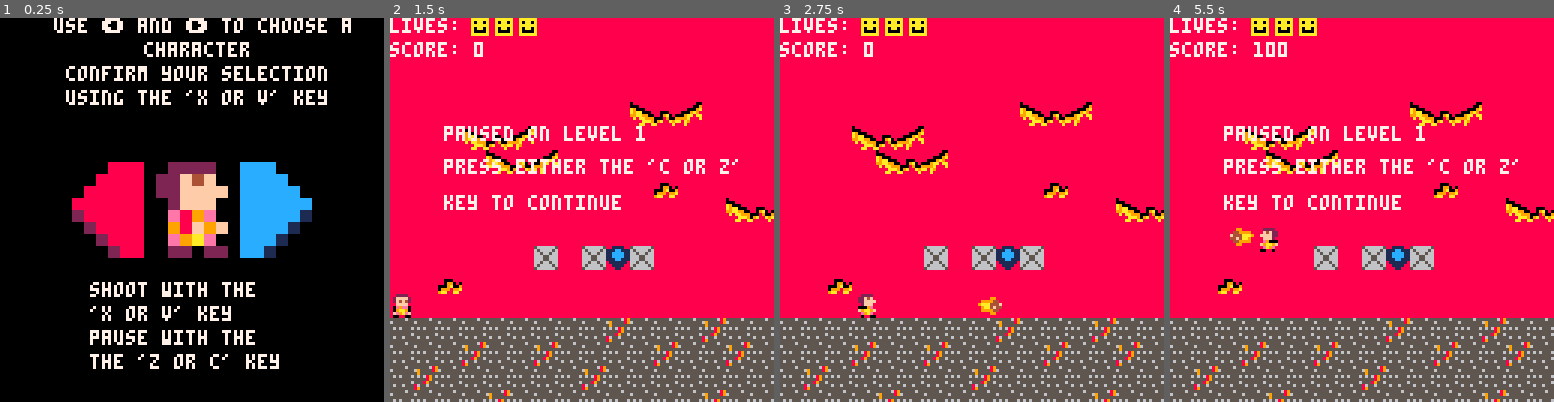
Above: before the commit, frames 1-4 (left to right).
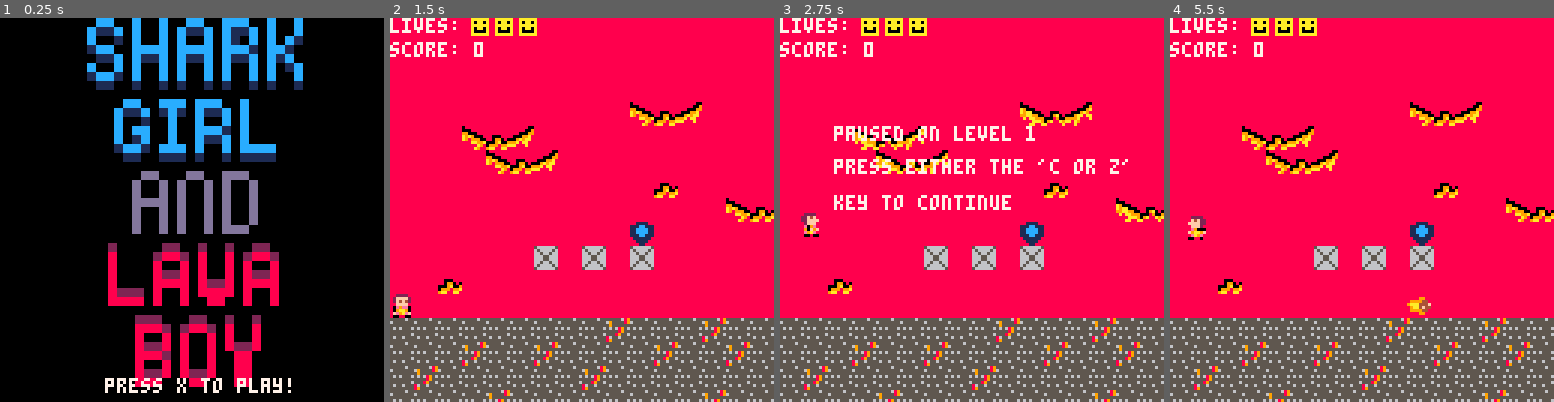
Above: after the commit, the same moments.

Repository: Chriswarkidd/Fall2018_GameDesign
Game: PICO-8 cartridge final.p8
Two runs of this game, one before a commit and one after it. Both use one fixed random seed, a clock stepped at 60 frames per second and the inputs below.
Inputs:
- Up to frame 1 (0.25 s): no input
- Up to frame 2 (1.5 s): tap X (X key) at 0.33, 1.07 s; tap O (Z key) at 0.7 s
- Up to frame 3 (2.75 s): hold Right 1.6-2.1 s; tap O (Z key) at 1.7, 2.1, 2.5 s; tap X (X key) at 1.85 s; hold Up 2.15-2.42 s; hold Right from 2.47 s (still down)
- Up to frame 4 (5.5 s): tap O (Z key) every 0.4 s from 2.9 to 5.3 s; tap X (X key) at 2.97, 4.08, 5.2 s; release Right at 3.03 s; hold Left 3.08-3.58 s; hold Right 4.02-4.68 s; hold Up 4.73-5.03 s; hold Left from 5.08 s (still down)

The runs differ from the first frame. In frame 1, 32% of the frame differs, in the area x 14-92%, y 0-98%; in frame 2, 4.0%; in frame 3, 3.9%; in frame 4, 5.0%.

Commit message:
Added Title Screen and Balanced music

Diff:
--- a/final.p8
+++ b/final.p8
@@ -13,6 +13,7 @@
 boss_intro_time = 5*60
 boss_text_index = 0
 score = 0
+power_ups = {}
 player = {
 	start_x = 0*8,
 	start_y = 8*8,
@@ -133,6 +134,20 @@
     print("key to continue", camerax + 18,39,7)
 end
 
+function update_title_screen()
+    if btnp(5) then
+		update_func = update_char_select
+        draw_func = draw_char_select
+    end
+end
+
+function draw_title_screen()
+    cls()
+	sspr(82,0,24,24,29,0, 24*3,24*3)
+	sspr(0,40,19,19,36,72, 19*3,19*3)
+	print("press x to play!", 35, 120, 7)
+end
+
 function update_char_select()
     if input_delay == 0 then
         if btn(0) or btn(1) then
@@ -270,11 +285,11 @@
 end
 
 function _init()
-    draw_func = draw_char_select
-    update_func = update_char_select
+	music(0, 4000)
+    draw_func = draw_title_screen
+    update_func = update_title_screen
     sprite_x = 8
     sprite_y = 0
-    music(0, 4000)
     palt(0, false)
     palt(11, true)
     lives = 3
@@ -282,6 +297,7 @@
 
 function set_map()
    	bads = {}
+	power_ups = {}
 	lava_geysers.sprites = {}
     background_lava.sprites = {}
    	local index = 0
@@ -310,6 +326,15 @@
                 add(background_lava.sprites, {x = i*8, y = j*8})
                 mset(i, j+current_floor, 64)
             end
+			if sprite == 34 then --sheild
+				add(power_ups, {i,j+current_floor,sprite})
+			elseif sprite == 37 then -- health
+				add(power_ups, {i,j+current_floor,sprite})
+			elseif sprite == 35 then -- speed
+				add(power_ups, {i,j+current_floor,sprite})
+			elseif sprite == 36 then --rapid fire
+				add(power_ups, {i,j+current_floor,sprite})
+			end
         end
     end
 end
@@ -331,17 +356,20 @@
 		player.y = player.start_y
 		camerax = 0
 		reset_bads()
+		reset_powers()
 	end
 end
 
 function reset()
-	death_timer = 30
-    lives-=1
-	update_func = update_death
-    shield_on = false
-    speed_on = false
-	player.speed = 0.7
-    rapidfire_on = false
+	if death_timer == 0 then
+		death_timer = 30
+		lives-=1
+		update_func = update_death
+		shield_on = false
+		speed_on = false
+		player.speed = 0.7
+		rapidfire_on = false
+	end
 end
 
 function update_boss_animation()
@@ -400,6 +428,12 @@
 	projectiles = {}
 end
 
+function reset_powers()
+    for p in all(power_ups) do
+		mset(p[1],p[2],p[3])
+    end
+end
+
 function gravity()
     local dy = player.accel
 
@@ -490,16 +524,19 @@
 		printh(map_y)
 		if check_flag_map(map_x, map_y, 2) and check_flag_map(map_x, map_y, 4) then --sheild
             powerup_shield(anim_time)
+			sfx(18)
 		elseif check_flag_map(map_x, map_y, 2) and not check_flag_map(map_x, map_y, 4) then -- health
             powerup_health()
+			sfx(17)
 		elseif check_flag_map(map_x, map_y, 4) and not check_flag_map(map_x, map_y, 2) then -- speed
             powerup_speed(anim_time)
+			sfx(19)
 		elseif check_flag_map(map_x, map_y, 5) then --rapid fire
             powerup_rapidfire(anim_time)
+			sfx(20)
         end
 
 		mset(map_x, map_y + current_floor - 1, 64)
-		--mset(ceil((box.x1+box.x2)/16), ceil((box.y1+box.y2)/16)+1, 64)
     end
 
     if shield_on then
@@ -562,6 +599,7 @@
         shield_on = true
     else
         shield_on = false
+		sfx(21)
     end
 
 end
@@ -569,6 +607,8 @@
 function powerup_health()
     if lives < 3 then
         lives += 1
+	else
+		score += 500
     end
 end
 
@@ -579,6 +619,7 @@
     else
         player.speed = .7
         speed_on = false
+		sfx(21)
     end
 end
 
@@ -590,6 +631,7 @@
         rapidfire_on = true
     else
         rapidfire_on = false
+		sfx(21)
     end
 end
 
@@ -623,7 +665,7 @@
 			for b in all(bads) do
 				if b.show then
 					local collide = check_sprite_collision(p.x, p.y, p.sx, p.sy, p.w, p.h, b.x, b.y, b.sx, b.sy, b.w, b.h)
-					if collide and not shield_on then
+					if collide then
 						del(projectiles, p)
 						-- kill baddie
 						b.show = false
@@ -694,7 +736,7 @@
     end
 
 	-- touched a lava geyser
-	if not dead and hard_mode then
+	if not dead and hard_mode and not shield_on then
 		local lgs = lava_geysers.sprites
 		local i = 1
 		while i <= #lgs and not dead do
@@ -881,10 +923,6 @@
         map(0,current_floor,0,8,128,16)
         draw_bads()
 	    draw_projectiles()
-        spr(player.sprite, player.x, player.y+8, 1, 1, player.flip_sprite_x)
-		for lg in all(lava_geysers.sprites) do
-			spr(lava_geysers.spr_num, lg.x, lg.y+8, 1, 1, lava_geysers.flip)
-		end
         for bl in all(background_lava.sprites) do
             if background_lava.switch then
                 spr(background_lava.spr_switch, bl.x, bl.y+8, background_lava.w, background_lava.h)
@@ -892,6 +930,20 @@
                 spr(background_lava.spr_num, bl.x, bl.y+8, background_lava.w, background_lava.h)
             end
         end
+		if (shield_on) then
+			if (hard_mode) then
+				pal(6,5)
+			else
+				pal(15,5)
+			end
+		end
+		spr(player.sprite, player.x, player.y+8, 1, 1, player.flip_sprite_x)
+		pal()
+		palt(0,false)
+		palt(11,true)
+		for lg in all(lava_geysers.sprites) do
+			spr(lava_geysers.spr_num, lg.x, lg.y+8, 1, 1, lava_geysers.flip)
+		end
         print("lives: ",camerax,cameray,7)
         for i=1,lives do
             spr(3, camerax + 18 + (8*i), cameray-1)
@@ -1039,8 +1091,8 @@
 40404040484a40404040404040404040404040404040404040404040404040404040404040404040404040404040404040404040404040404040404040404040404040404040404040404040404040404040404040404040404040404040404040484a404040404040404041414140414141404040404040484a404040404040
 40404040404040404040404940404040404040404040484a404040404040404040484a4040404040404040404040404040484a4040404040404040404040404040404040404040404040404040404040484a40404040404040404040404040404040404040404040404040404040404040404040404040404040404040404040
 4040404040404040404040404040484a404040404040404040404040494040404040404040404940404040404040404040404040404040404040404040404040404040404040404040404040404040404040404040404040404040404040404040404040404040404141414040404040484a4040404040404040404040404040
-4040404040404040404040404040404040404040404040404040404040404040404040401040404040404040404040104010401040404040404040484a40404040494040404040404040401040404040404940404040404040404040404040401040404040104040404040404040404040404040404040404040404040404545
-4040404040404140412241404040404041404040494040404040404040404140404040224140404040404040404040414041404140404040404040404040404040404040404010404040404141412440404040404040404040404040414041404140404040414141404040404040404040404040404040414040494040404545
+4040404040404040404022404040404040404040404040404040404040404040404040401040404040404040404040104010401040404040404040484a40404040494040404040404040401040404040404940404040404040404040404040401040404040104040404040404040404040404040404040404040404040404545
+4040404040404140414041404040404041404040494040404040404040404140404040224140404040404040404040414041404140404040404040404040404040404040404010404040404141412440404040404040404040404040414041404140404040414141404040404040404040404040404040414040494040404545
 4040494040404040404040404040404040404040404040404040404040414140404040404040404040404040404040404040404040404040404040404040404040404041404041404040404040404040404040404040404040404040404040404040404040404040404040404040404040404040404041414040404040404546
 4040404040404040404040404040404040404010404040404040404041414140404040404040444040404040404440404040234040444440404010404040404040404141404041414040404040404040444040404040404040404440404040404040404410404040404040404044404040404040404141414040404040104747
 4242424242424242424342424243424242424242424342404042424243424242424243424242424342404042424342424242424242434242424242404042434242424242434242424242424342424242434242424040434242424243424242424243424242434242424243424242434242424040424342424243424242424242
@@ -1055,7 +1107,7 @@
 4040404040404040234040404040404040404022404040404040404040404040404040404040414040404040404040404048404040404040404040404040404040404040404040404040404040404040404040404040404040404040404040404040404040404040404040404040404040404040404040404040404040404545
 4040414040404040414040404040404040404040404040404040404040414040404040404140404040404040402440404040404040404040404040414040404040414040414040414022404040404041404040404040404040404040404040404140404140404040404040404040404140404040404040404140404040404545
 4040404040404040404040404040404040404041404040404040404040404040404040404040404040404040404040404040404040404040404040404040404040404040404040404040404040404040404040404040404040404040404040404040404040404040404040404040404040404040404040414140404040404546
-4040404041404010402323404040404044404041404044401040404040404040404440401040404044444444404040404040404040404040444040404040444040404040401040404040404044404010404044404040404010404040404040401040404040404440404010404040404040404040404041414140404040404747
+4040404041404010404023404040404044404041404044401040404040404040404440401040404044444444404040404040404040404040444040404040444040404040401040404040404044404010404044404040404010404040404040401040404040404440404010404040404040404040404041414140404040404747
 4242424242424242424242424040424242424242424242424242424040424242424242424243424242424242424242424242404042424243424242424242424242424242434242424242424242424242424242424242424242424240404242424242424242424242424242424242424242424040424342424242424242424242
 4242424242424343424342424040424242424343424243424243424040424342424242434242424242434243424243424242404042424242424242434242424342424242424242424242424342424242424242424342424243424240404243424243424242424243424242424242434243424040424342424342424243424243
 4242424342424242424243424444424243424243424242424342424444424243424342424242424342424242434242424342444442424242424342424242424242434242424342434242424242434242424342424243424242424244444242424242424243424242424242424342424242424444424242424243424242424342
Not shown, changed: 38 lines of the sprite sheet (__gfx__) section of final.p8
Not shown, changed: the sound effects (__sfx__) section of final.p8
